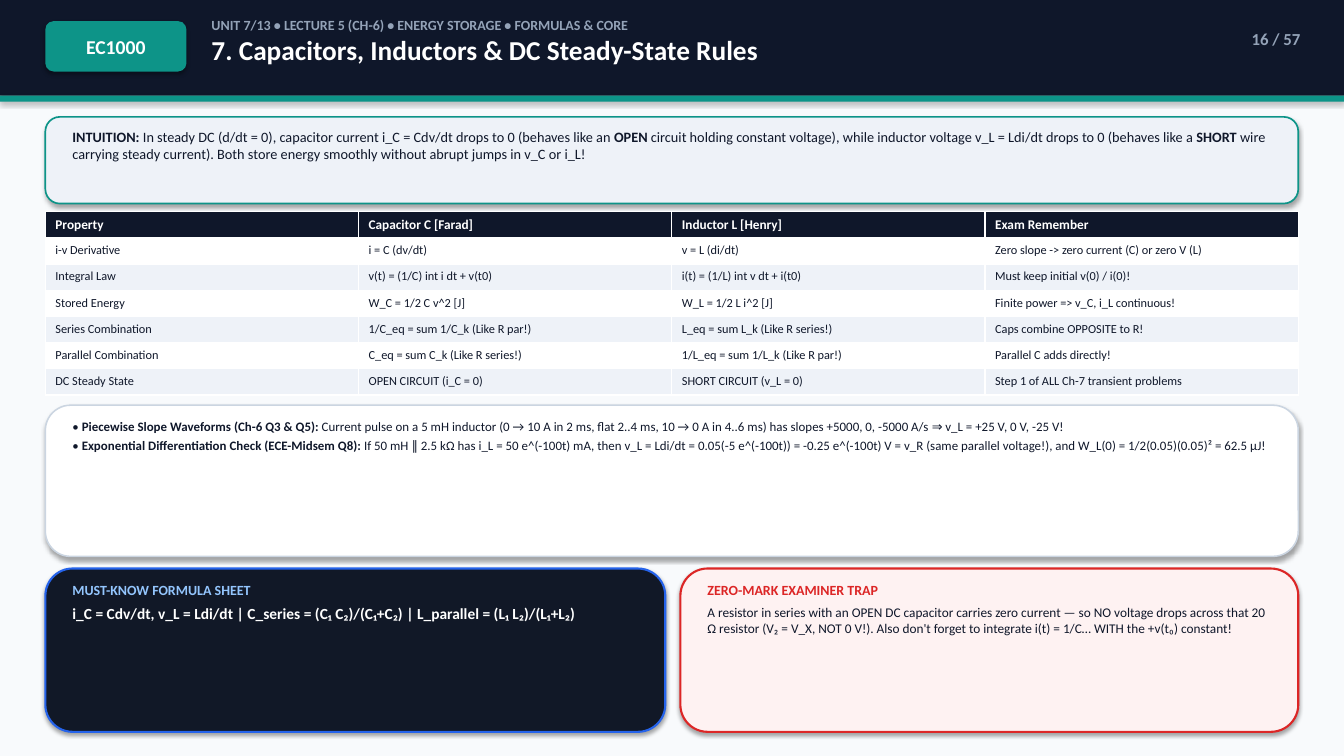
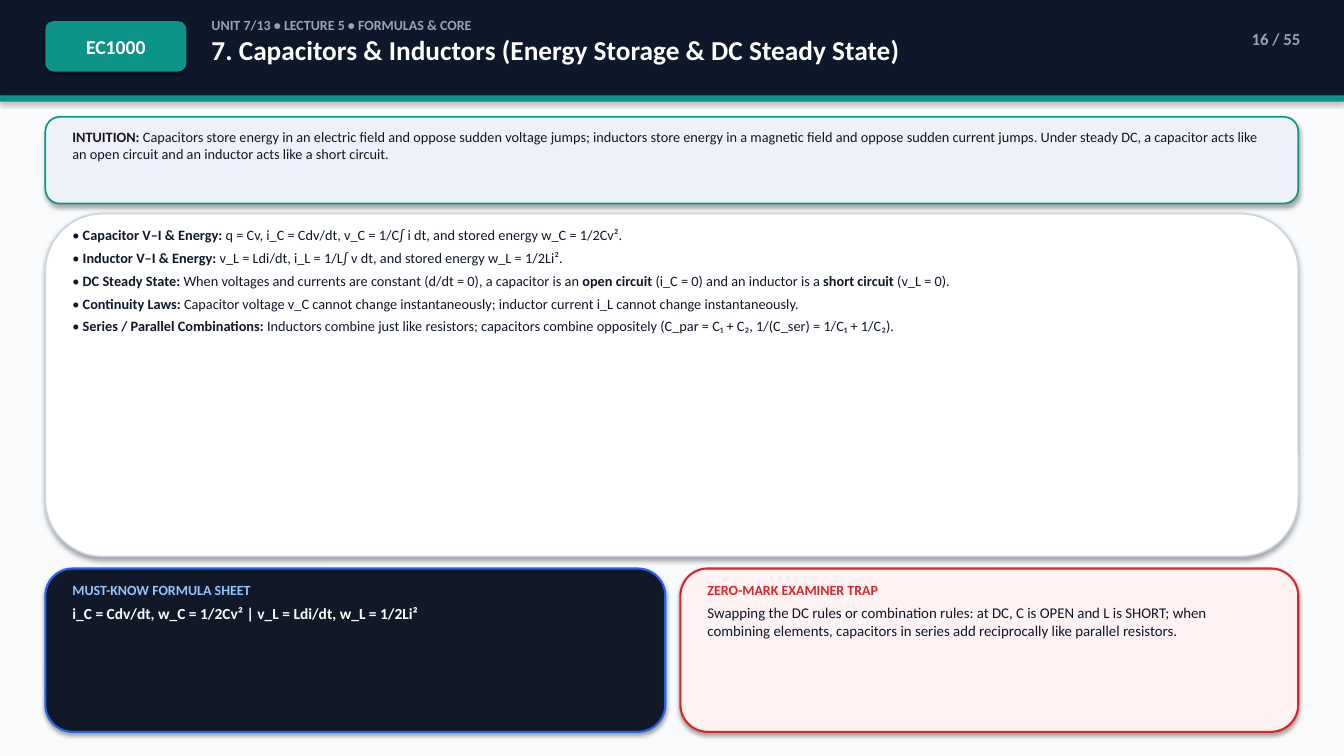
Before and after one commit to Sachitt-AV-08/iiitdm-sem1-study-hub, a slide deck: slide 16 of decks/EC1000_Electrical_Circuits_Exam_Deck.pptx. Drawn at 1344x756 pixels with LibreOffice and Linux fonts; fonts in the diff are those of the drawing. Boxes give left, top, right and bottom in pixels: in the first picture for what was removed or moved away, otherwise in the second. Text is boxed around its words. In the diff, an @@ line names an element or a change of style, - is before the commit and + after.

```diff
--- a/decks/EC1000_Electrical_Circuits_Exam_Deck.pptx
+++ b/decks/EC1000_Electrical_Circuits_Exam_Deck.pptx
@@ text at box(211, 20, 899, 65): text changed; size 10 to 19.5 pt; text colour #94A3B8 to #FFFFFF @@
-UNIT 7/13 • LECTURE 5 (CH-6) • ENERGY STORAGE • FORMULAS & CORE
-7. Capacitors, Inductors & DC Steady-State Rules
+UNIT 7/13 • LECTURE 5 • FORMULAS & CORE
+7. Capacitors & Inductors (Energy Storage & DC Steady State)
@@ text at box(1252, 33, 1300, 45): text changed @@
-16 / 57
+16 / 55
@@ text at box(72, 132, 1258, 162): text changed @@
-INTUITION: In steady DC (d/dt = 0), capacitor current i_C = Cdv/dt drops to 0 (behaves like an OPEN circuit holding constant voltage), while inductor voltage v_L = Ldi/dt drops to 0 (behaves like a SHORT wire carrying steady current). Both store energy smoothly without abrupt jumps in v_C or i_L!
+INTUITION: Capacitors store energy in an electric field and oppose sudden voltage jumps; inductors store energy in a magnetic field and oppose sudden current jumps. Under steady DC, a capacitor acts like an open circuit and an inductor acts like a short circuit.
@@ rounded rectangle: place and size @@
-rounded rectangle at box(45, 405, 1299, 557)
+rounded rectangle at box(45, 214, 1299, 557)
@@ table removed at box(45, 212, 1300, 395), 7 rows, 4 columns @@
-Property | Capacitor C [Farad] | Inductor L [Henry] | Exam Remember
-i-v Derivative | i = C (dv/dt) | v = L (di/dt) | Zero slope -> zero current (C) or zero V (L)
-Integral Law | v(t) = (1/C) int i dt + v(t0) | i(t) = (1/L) int v dt + i(t0) | Must keep initial v(0) / i(0)!
-Stored Energy | W_C = 1/2 C v^2 [J] | W_L = 1/2 L i^2 [J] | Finite power => v_C, i_L continuous!
-Series Combination | 1/C_eq = sum 1/C_k (Like R par!) | L_eq = sum L_k (Like R series!) | Caps combine OPPOSITE to R!
-Parallel Combination | C_eq = sum C_k (Like R series!) | 1/L_eq = sum 1/L_k (Like R par!) | Parallel C adds directly!
-DC Steady State | OPEN CIRCUIT (i_C = 0) | SHORT CIRCUIT (v_L = 0) | Step 1 of ALL Ch-7 transient problems
@@ text added at box(83, 229, 950, 334), 10.2 pt, text #0F172A @@
+• Capacitor V–I & Energy: q = Cv, i_C = Cdv/dt, v_C = 1/C∫ i dt, and stored energy w_C = 1/2Cv².
+• Inductor V–I & Energy: v_L = Ldi/dt, i_L = 1/L∫ v dt, and stored energy w_L = 1/2Li².
+• DC Steady State: When voltages and currents are constant (d/dt = 0), a capacitor is an open circuit (i_C = 0) and an inductor is a short circuit (v_L = 0).
+• Continuity Laws: Capacitor voltage v_C cannot change instantaneously; inductor current i_L cannot change instantaneously.
+• Series / Parallel Combinations: Inductors combine just like resistors; capacitors combine oppositely (C_par = C₁ + C₂, 1/(C_ser) = 1/C₁ + 1/C₂).
@@ text removed at box(82, 421, 1265, 453) @@
-• Piecewise Slope Waveforms (Ch-6 Q3 & Q5): Current pulse on a 5 mH inductor (0 → 10 A in 2 ms, flat 2..4 ms, 10 → 0 A in 4..6 ms) has slopes +5000, 0, -5000 A/s ⇒ v_L = +25 V, 0 V, -25 V!
-• Exponential Differentiation Check (ECE-Midsem Q8): If 50 mH ∥ 2.5 kΩ has i_L = 50 e^(-100t) mA, then v_L = Ldi/dt = 0.05(-5 e^(-100t)) = -0.25 e^(-100t) V = v_R (same parallel voltage!), and W_L(0) = 1/2(0.05)(0.05)² = 62.5 μJ!
@@ text at box(72, 607, 418, 621): text changed @@
-i_C = Cdv/dt, v_L = Ldi/dt | C_series = (C₁ C₂)/(C₁+C₂) | L_parallel = (L₁ L₂)/(L₁+L₂)
+i_C = Cdv/dt, w_C = 1/2Cv² | v_L = Ldi/dt, w_L = 1/2Li²
@@ text at box(707, 607, 1206, 639): text changed; size 9.5 to 10.6 pt @@
-A resistor in series with an OPEN DC capacitor carries zero current — so NO voltage drops across that 20 Ω resistor (V₂ = V_X, NOT 0 V!). Also don't forget to integrate i(t) = 1/C… WITH the +v(t₀) constant!
+Swapping the DC rules or combination rules: at DC, C is OPEN and L is SHORT; when combining elements, capacitors in series add reciprocally like parallel resistors.
```
Also in this commit, not shown: 47 other slides changed, 7 slides added, 9 slides removed, 34 other files.
